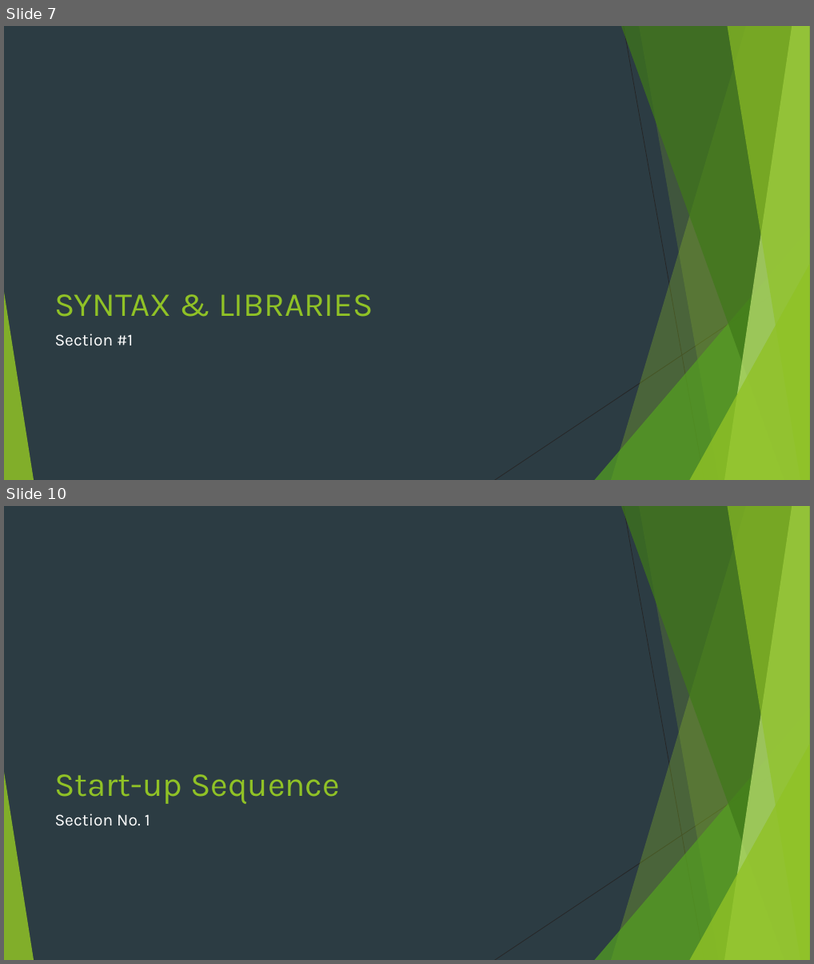
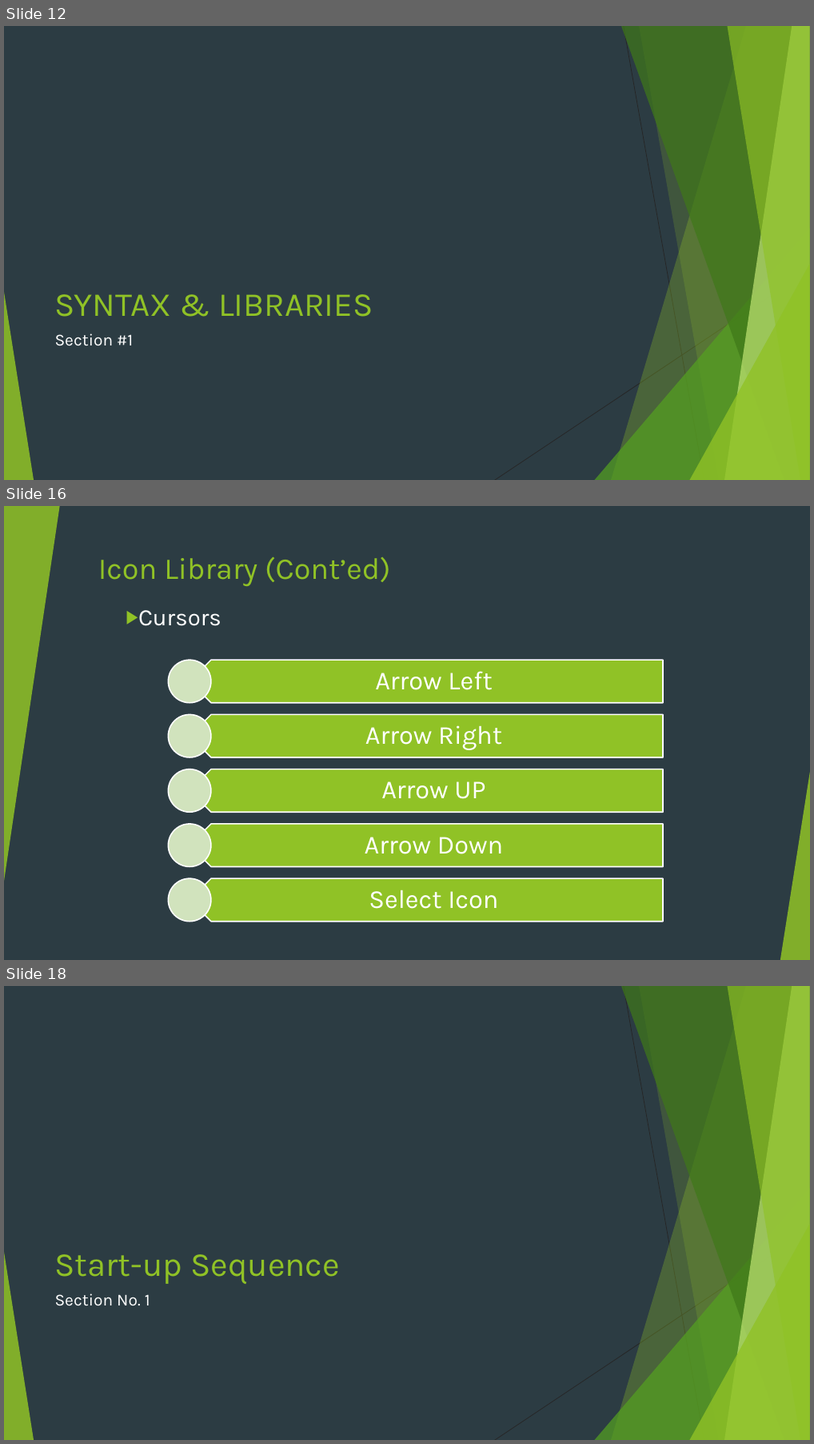
Before and after one commit to HYDROXY-RESEARCH-GROUP/H20-DECOMPOSITION, a slide deck: Display Output/Display Output.pptx. Shown one above the other, each under a label of ours: slides 7 and 10 before the commit, slides 12, 16 and 18 after it; the slides between them are not shown. The pictures are 814x964 and 814x1444 pixels, drawn with LibreOffice and Linux fonts; fonts in the diff are those of the drawing. Boxes give left, top, right and bottom in pixels: in the first picture for what was removed or moved away, otherwise in the second. Text is boxed around its words. In the diff, an @@ line names an element or a change of style, - is before the commit and + after.

```diff
--- a/Display Output/Display Output.pptx
+++ b/Display Output/Display Output.pptx
@@ slide 16 added at [4,506,810,960], background #2C3C43; not listed: 10 template elements that a slide beside it also shows @@
@@ rectangle added at [4,506,810,960], fill #2C3C43 @@
@@ triangle added at [4,506,60,881], fill #90C226 at 85% opacity @@
@@ title added at [98,557,390,586], 36 pt, text #90C226 @@
+Icon Library (Cont’ed)
@@ text added at [138,610,222,626], 28 pt, text #FFFFFF @@
+▶ Cursors
@@ triangle added at [781,772,810,960], fill #90C226 at 85% opacity @@
@@ group added at [169,660,663,921]: 5 pentagon arrows, 5 texts, 5 ellipses @@
+Arrow Left
+Arrow Right
+Arrow UP
+Arrow Down
+Select Icon
@@ what was slide 7 is now slide 12 @@
@@ what was slide 10 is now slide 18 @@
```
Also in this commit, not shown: 3 slides changed, 7 other slides added, 28 other files.
